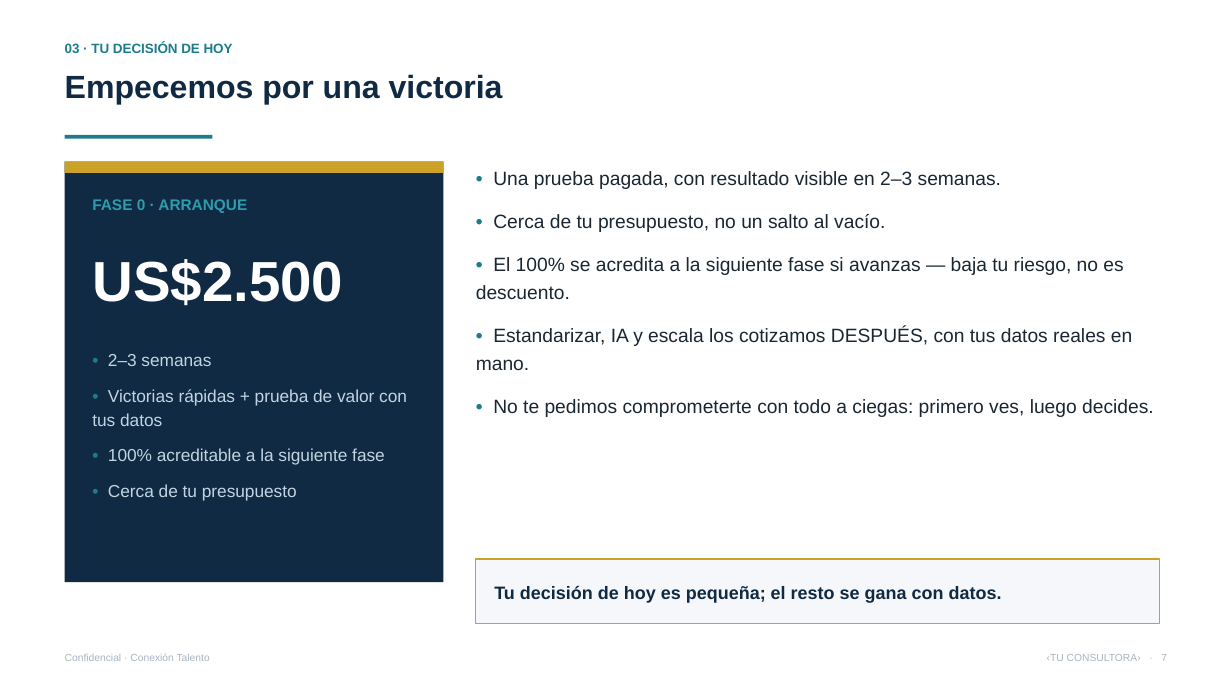
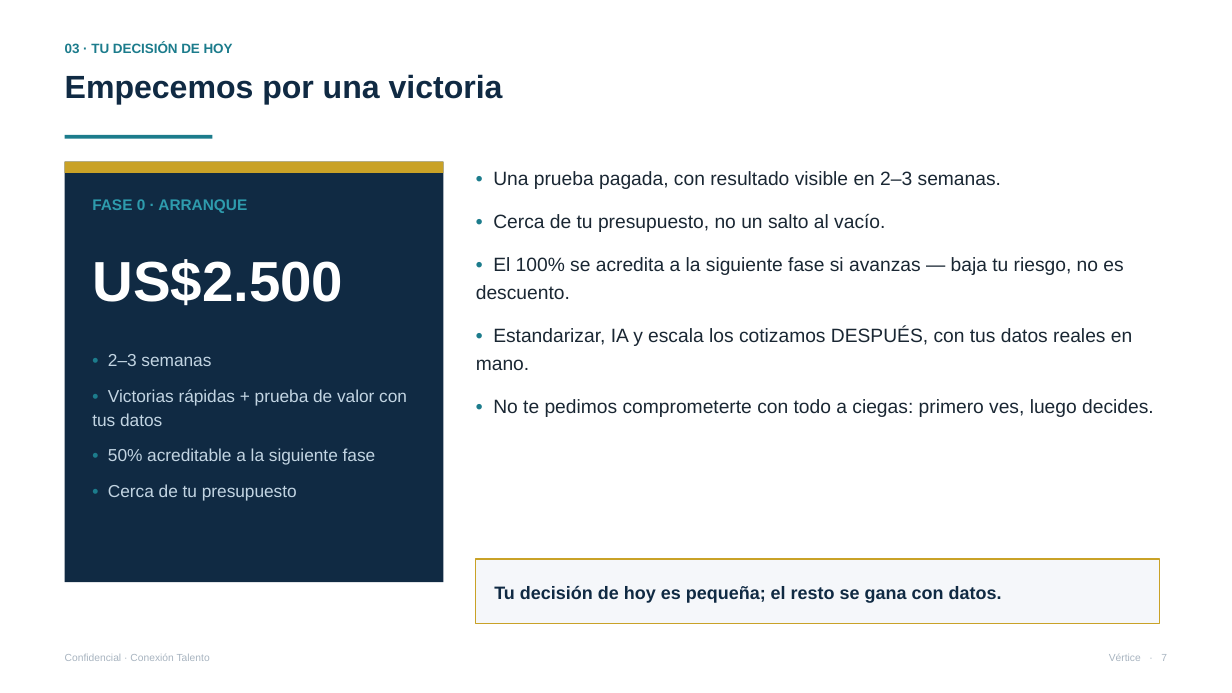
Before and after one commit to vverlaine/conexion-talento-ia, a slide deck: slide 7 of 04-propuesta/Presentacion-Conexion-Talento.pptx. Drawn at 1232x693 pixels with LibreOffice and Linux fonts; fonts in the diff are those of the drawing. Boxes give left, top, right and bottom in pixels: in the first picture for what was removed or moved away, otherwise in the second. Text is boxed around its words. In the diff, an @@ line names an element or a change of style, - is before the commit and + after.

```diff
--- a/04-propuesta/Presentacion-Conexion-Talento.pptx
+++ b/04-propuesta/Presentacion-Conexion-Talento.pptx
@@ text at (108, 448, 376, 465): text changed @@
-• 100% acreditable a la siguiente fase
+• 50% acreditable a la siguiente fase
@@ text at (1109, 654, 1167, 661): text changed @@
-‹TU CONSULTORA› · 7
+Vértice · 7
```
Also in this commit, not shown: 18 other slides changed, 6 other files.
